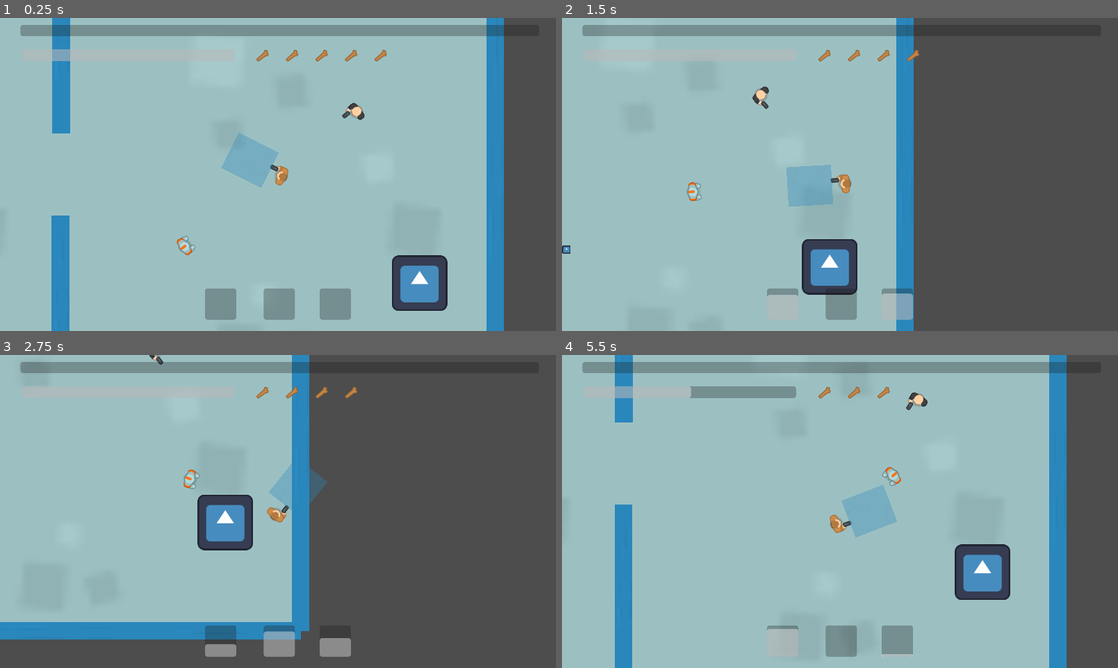
Above: before the commit, frames 1-4 (two rows, left to right).
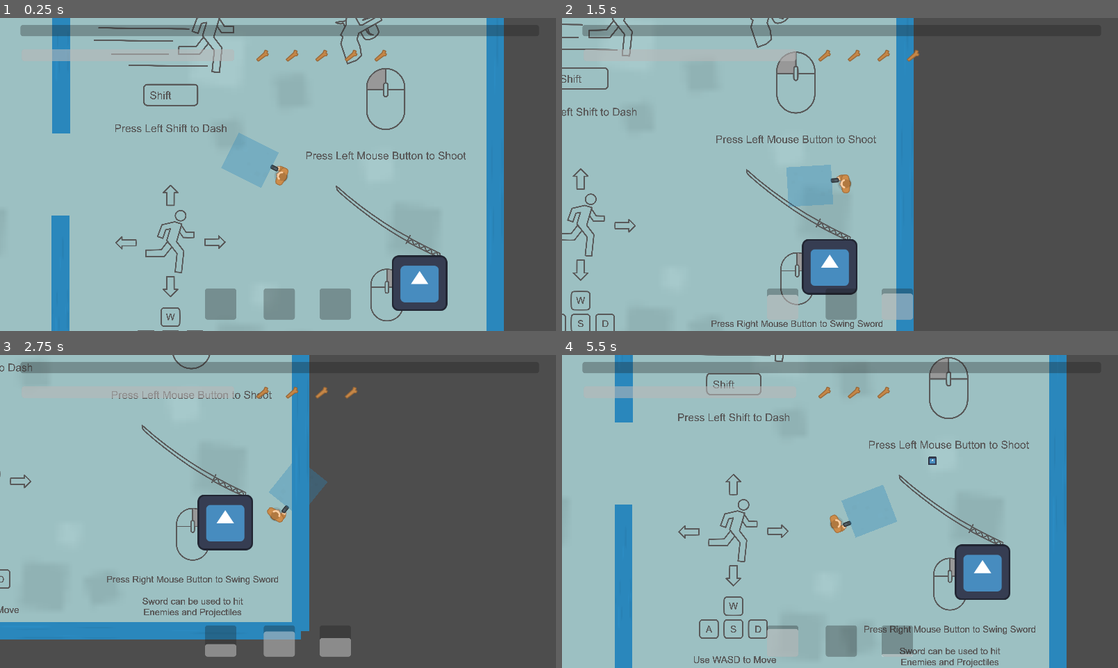
Above: after the commit, the same moments.

Repository: dmq262/Shadow-Stallion
Game: Godot game, scene res://scenes/main.tscn
Two runs of this game, one before a commit and one after it. Both use one fixed random seed, a clock stepped at 60 frames per second and the inputs below. The engine's default icon, where the game draws it, is replaced by a stand-in: a white triangle on a blue panel in a dark square. Sound files missing from this copy of the repository are replaced by a short silence.
Inputs (mouse positions are in pixels of both pictures, inside the frame that each line leads up to):
- Up to frame 1 (0.25 s): no input
- Up to frame 2 (1.5 s): move the mouse to (962, 158) at 0.52 s; hold D (move_right) 0.53-1.28 s; tap Shift (dash) at 0.6 s; click (962, 158) at 0.8 s; move the mouse to (728, 190) at 1.27 s; hold S (move_down) from 1.28 s (still down); click (728, 190) at 1.35 s
- Up to frame 3 (2.75 s): tap Shift (dash) at 1.55 s; move the mouse to (333, 442) at 2.02 s; release S (move_down) at 2.03 s; hold D (move_right) from 2.03 s (still down); right-click (333, 442) at 2.1 s; click (333, 442) at 2.3 s
- Up to frame 4 (5.5 s): move the mouse to (812, 574) at 2.77 s; release D (move_right) at 2.78 s; hold W (move_up) 2.78-3.53 s; tap Shift (dash) at 2.85, 4.35 s; move the mouse to (1006, 558) at 3.52 s; hold A (move_left) 3.53-5.03 s; click (1006, 558) at 3.6 s; move the mouse to (673, 464) at 4.27 s; move the mouse to (867, 511) at 5.02 s; hold S (move_down) from 5.03 s (still down); click (867, 511) at 5.1 s

The runs differ from the first frame. In frame 1, 2.7% of the frame differs, in the area x 16-84%, y 0-100%; in frame 2, 2.6%; in frame 3, 1.5%; in frame 4, 3.7%, in the area x 20-86%, y 0-100%.

Commit message:
added instructional start room

Diff:
--- a/scenes/main.tscn
+++ b/scenes/main.tscn
@@ -8,6 +8,7 @@
 [ext_resource type="PackedScene" uid="uid://bgh751mybevw0" path="res://scenes/wall_door.tscn" id="4_1sgyl"]
 [ext_resource type="Texture2D" uid="uid://bclxufr4qgaob" path="res://art/icon.svg" id="4_ktlkw"]
 [ext_resource type="PackedScene" uid="uid://ctojywrvgekv8" path="res://scenes/room_1.tscn" id="5_pvomk"]
+[ext_resource type="PackedScene" uid="uid://cr5s3ole88uiu" path="res://scenes/room_start.tscn" id="6_amkts"]
 [ext_resource type="Script" path="res://scenes/astar_generator.gd" id="6_b3nrf"]
 [ext_resource type="PackedScene" uid="uid://jmtyntu3kstk" path="res://scenes/hud.tscn" id="10_1ui1c"]
 
@@ -19,6 +20,7 @@
 wall_scene_solid = ExtResource("3_jflow")
 wall_scene_door = ExtResource("4_1sgyl")
 room_scenes = [ExtResource("5_pvomk")]
+start_room_scene = ExtResource("6_amkts")
 
 [node name="astar_generator" type="Node" parent="."]
 script = ExtResource("6_b3nrf")
--- a/scenes/room_generator.gd
+++ b/scenes/room_generator.gd
@@ -3,6 +3,7 @@
 @export var wall_scene_solid: PackedScene
 @export var wall_scene_door: PackedScene
 @export var room_scenes: Array
+@export var start_room_scene: PackedScene
 
 var room_grid = []
 var available_rooms = []
@@ -166,11 +167,17 @@
 				build_wall((room.coordinates - center_coordinates + Vector2(0, .5)) * room_size, PI/2, wall_scene_solid)
 
 			#Put Room Scene in Walls
-			room_scenes.shuffle()
-			var new_room = room_scenes[0].instantiate()
-			new_room.global_position = (room.coordinates - center_coordinates) * room_size
-			get_tree().current_scene.add_child(new_room)
-			get_tree().current_scene.move_child(new_room, 0)
+			if room.distance == 0:
+				var new_room = start_room_scene.instantiate()
+				new_room.global_position = (room.coordinates - center_coordinates) * room_size
+				get_tree().current_scene.add_child(new_room)
+				get_tree().current_scene.move_child(new_room, 0)
+			else:
+				room_scenes.shuffle()
+				var new_room = room_scenes[0].instantiate()
+				new_room.global_position = (room.coordinates - center_coordinates) * room_size
+				get_tree().current_scene.add_child(new_room)
+				get_tree().current_scene.move_child(new_room, 0)
 
 
 #Helper Function for build_rooms
--- /dev/null
+++ b/scenes/room_start.tscn
@@ -0,0 +1,41 @@
+[gd_scene load_steps=6 format=3 uid="uid://cr5s3ole88uiu"]
+
+[ext_resource type="Texture2D" uid="uid://c55ju2fsp2bj2" path="res://art/kenny_top_down_shooter/PNG/Tiles/tile_07.png" id="1_7ekuo"]
+[ext_resource type="Texture2D" uid="uid://b5gnvnv3r7tti" path="res://art/instruction_images/instructions_dash.png" id="1_550dj"]
+[ext_resource type="Texture2D" uid="uid://e4ek2m0h50sg" path="res://art/instruction_images/instructions_move.png" id="2_i47jw"]
+[ext_resource type="Texture2D" uid="uid://c0hrgyub5f8l2" path="res://art/instruction_images/instructions_gun.png" id="4_kjf6s"]
+[ext_resource type="Texture2D" uid="uid://bhksxuo6papna" path="res://art/instruction_images/instructions_sword.png" id="5_shs0l"]
+
+[node name="room_start" type="Node2D"]
+
+[node name="ground" type="Sprite2D" parent="."]
+z_index = -1
+position = Vector2(7.62939e-05, 0.499966)
+scale = Vector2(15.625, 15.6406)
+texture = ExtResource("1_7ekuo")
+
+[node name="top_left" type="Marker2D" parent="."]
+position = Vector2(-500, -500)
+
+[node name="bottom_right" type="Marker2D" parent="."]
+position = Vector2(500, 500)
+
+[node name="move_instruction" type="Sprite2D" parent="."]
+position = Vector2(-250, 250)
+scale = Vector2(0.35, 0.35)
+texture = ExtResource("2_i47jw")
+
+[node name="dash_instruction" type="Sprite2D" parent="."]
+position = Vector2(-250, -250)
+scale = Vector2(0.3, 0.3)
+texture = ExtResource("1_550dj")
+
+[node name="gun_instruction" type="Sprite2D" parent="."]
+position = Vector2(250, -250)
+scale = Vector2(0.3, 0.3)
+texture = ExtResource("4_kjf6s")
+
+[node name="sword_instruction" type="Sprite2D" parent="."]
+position = Vector2(250, 250)
+scale = Vector2(0.34, 0.34)
+texture = ExtResource("5_shs0l")
Binary file added: art/instruction_images/instructions_dash.png
Not shown, added: art/instruction_images/instructions_dash.png.import
Binary file added: art/instruction_images/instructions_gun.png
Not shown, added: art/instruction_images/instructions_gun.png.import
Binary file added: art/instruction_images/instructions_move.png
Not shown, added: art/instruction_images/instructions_move.png.import
Binary file added: art/instruction_images/instructions_sword.png
Not shown, added: art/instruction_images/instructions_sword.png.import
Not shown: 1 places in scenes/main.tscn that only renumber resources
